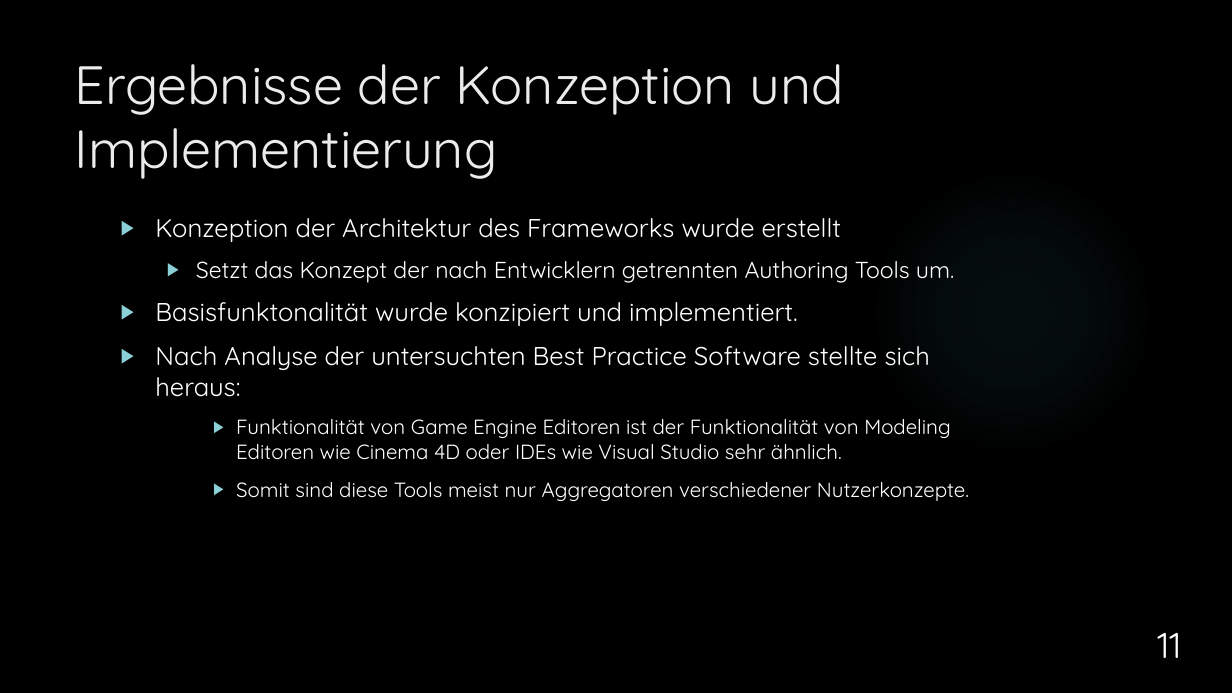
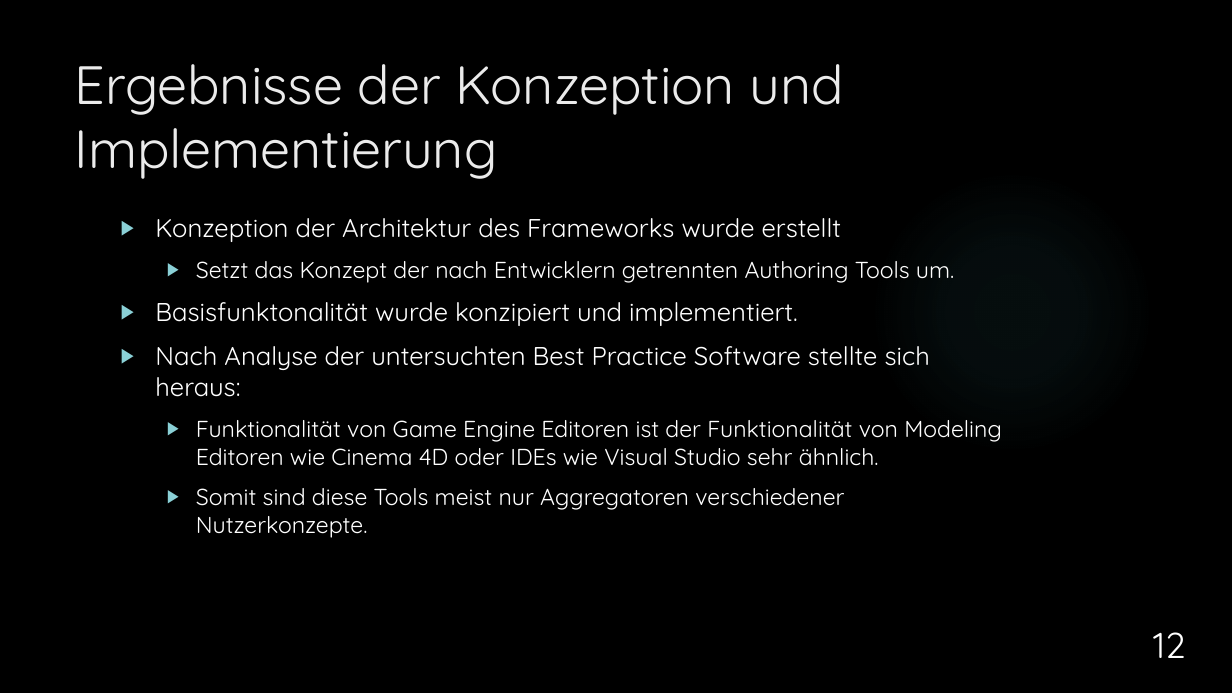
Before and after one commit to dNovel/MasterThesisWS1415, a slide deck: slide 12 of Disputation/Praesentation_DominikSteffen.pptx (slide 11 before the commit). Drawn at 1232x693 pixels with LibreOffice and Linux fonts; fonts in the diff are those of the drawing; background and template pictures are left out. Boxes give left, top, right and bottom in pixels: in the first picture for what was removed or moved away, otherwise in the second. Text is boxed around its words. In the diff, an @@ line names an element or a change of style, - is before the commit and + after.

```diff
--- a/Disputation/Praesentation_DominikSteffen.pptx
+++ b/Disputation/Praesentation_DominikSteffen.pptx
@@ text at <box>196,420,1002,538</box>: size 16 to 18 pt in "Funktionalität von Game Engine Editoren ist der ...", "Somit sind diese Tools meist nur Aggregatoren ..."; list level 3 to 2 in "Funktionalität von Game Engine Editoren ..."; list level 3 to 2 in "Somit sind diese Tools meist ..." @@
@@ page number at <box>1153,632,1185,658</box>: text changed @@
-11
+12
```
Also in this commit, not shown: 7 other slides changed, 1 slide added.
